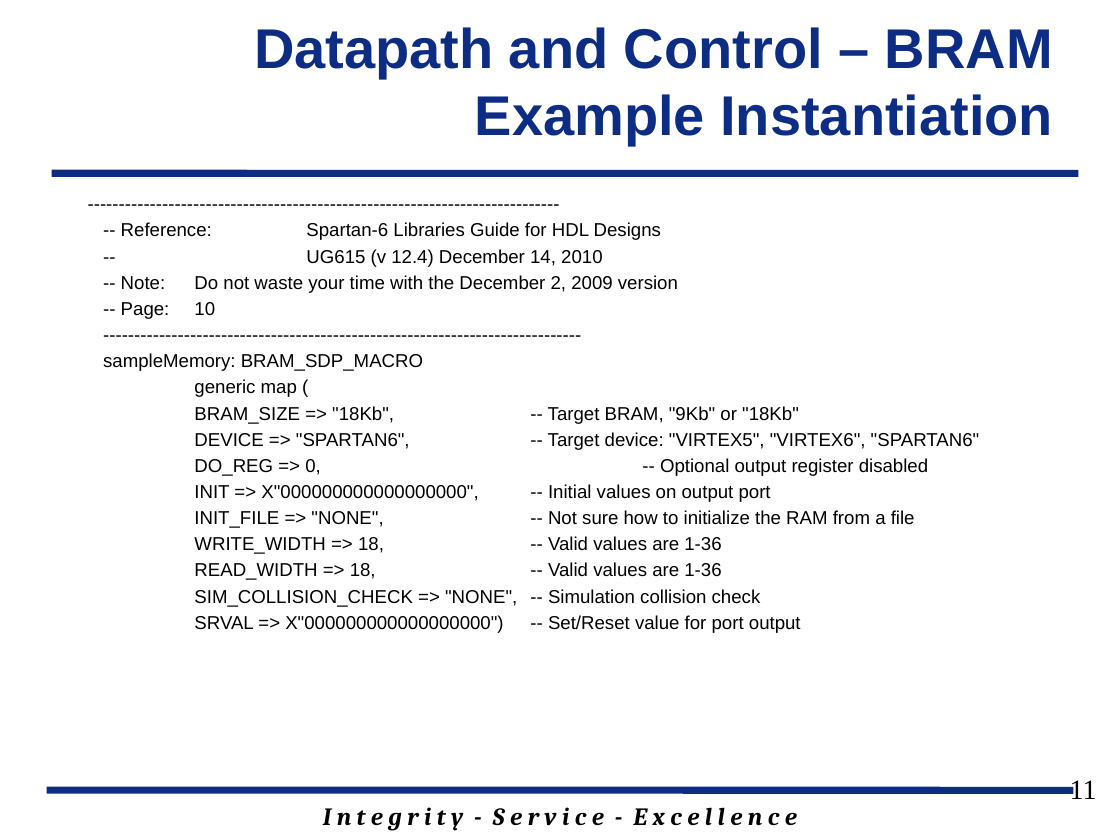
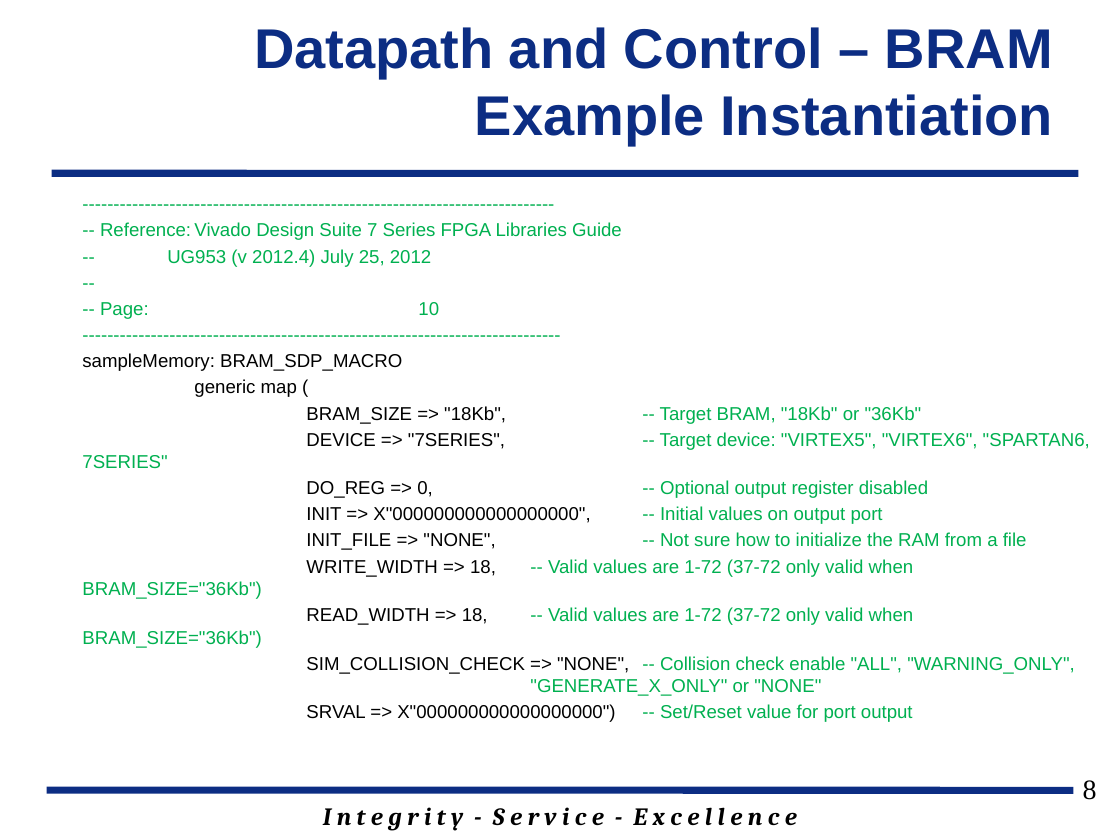
Before and after one commit to jfalkinburg/ECE383_web, a slide deck: slide 8 of lecture/slides/ECE_383_Lec12.pptx (slide 11 before the commit). Drawn at 1120x840 pixels with LibreOffice and Linux fonts; fonts in the diff are those of the drawing; background and template pictures are left out. Boxes give left, top, right and bottom in pixels: in the first picture for what was removed or moved away, otherwise in the second. Text is boxed around its words. In the diff, an @@ line names an element or a change of style, - is before the commit and + after.

```diff
--- a/lecture/slides/ECE_383_Lec12.pptx
+++ b/lecture/slides/ECE_383_Lec12.pptx
@@ text at [100,222,622,267]: text changed; text colour #000000 to #00B050 @@
--- Reference: Spartan-6 Libraries Guide for HDL Designs
--- UG615 (v 12.4) December 14, 2010
--- Note: Do not waste your time with the December 2, 2009 version
+-- Reference: Vivado Design Suite 7 Series FPGA Libraries Guide
+-- UG953 (v 2012.4) July 25, 2012
+--
@@ text at [100,302,1027,722]: text colour #000000 to #00B050 in "------------------------------------------------------------ ...", "-- Page: 10", "------------------------------------------------------------ ...", "-- Optional output register disabled" and 3 more places @@
@@ text at [82,406,1090,469]: text changed; text colour #000000 to #00B050 @@
-BRAM_SIZE => "18Kb", -- Target BRAM, "9Kb" or "18Kb"
-DEVICE => "SPARTAN6", -- Target device: "VIRTEX5", "VIRTEX6", "SPARTAN6"
+BRAM_SIZE => "18Kb", -- Target BRAM, "18Kb" or "36Kb"
+DEVICE => "7SERIES", -- Target device: "VIRTEX5", "VIRTEX6", "SPARTAN6, 7SERIES"
@@ text at [82,559,1075,696]: text changed; text colour #000000 to #00B050 @@
-WRITE_WIDTH => 18, -- Valid values are 1-36
-READ_WIDTH => 18, -- Valid values are 1-36
-SIM_COLLISION_CHECK => "NONE", -- Simulation collision check
+WRITE_WIDTH => 18, -- Valid values are 1-72 (37-72 only valid when BRAM_SIZE="36Kb")
+READ_WIDTH => 18, -- Valid values are 1-72 (37-72 only valid when BRAM_SIZE="36Kb")
+SIM_COLLISION_CHECK => "NONE", -- Collision check enable "ALL", "WARNING_ONLY", "GENERATE_X_ONLY" or "NONE"
@@ page number at [1083,780,1097,800]: text changed @@
-11
+8
```
Also in this commit, not shown: 10 other slides changed, 1 slide added, 4 slides removed, 9 other files.
